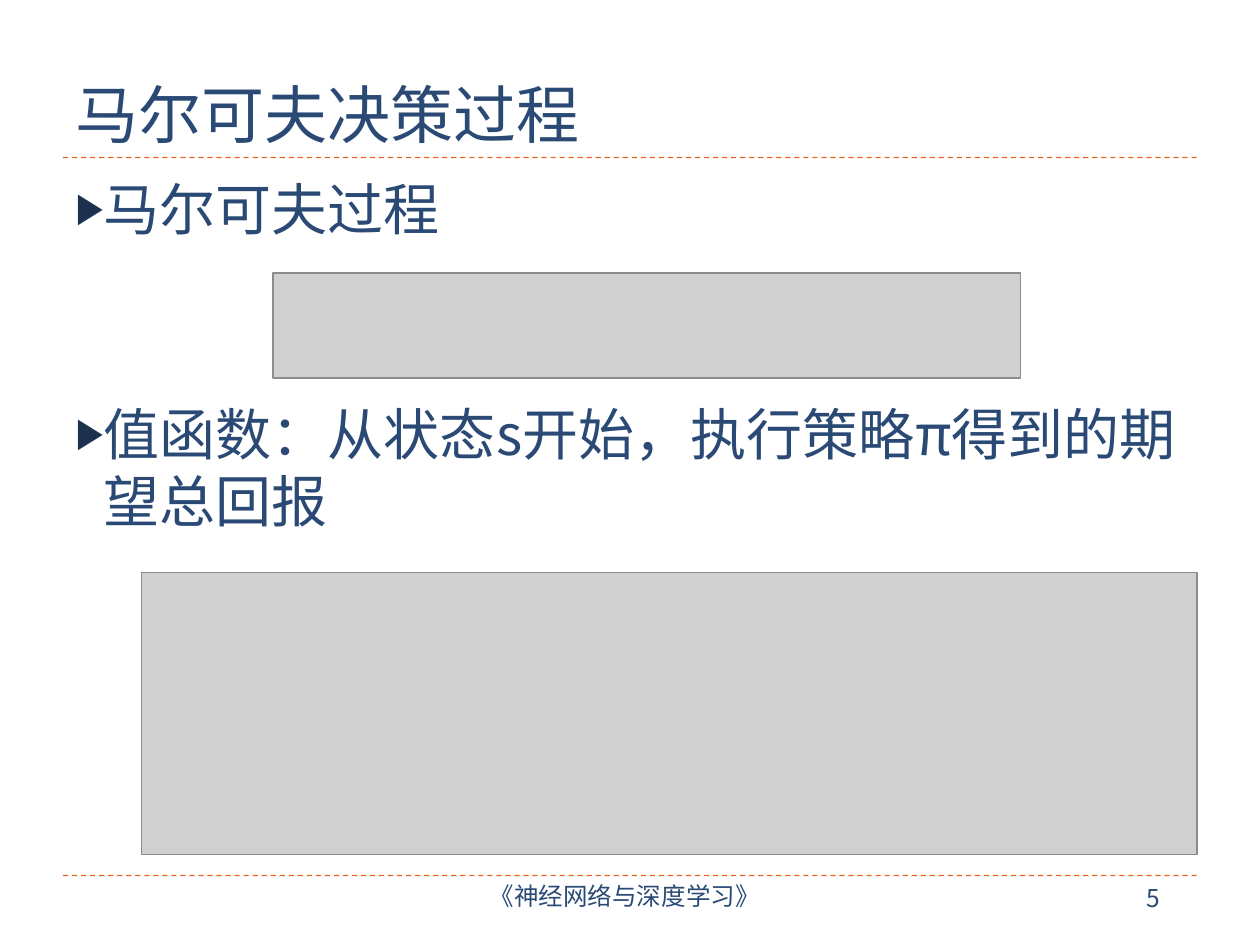
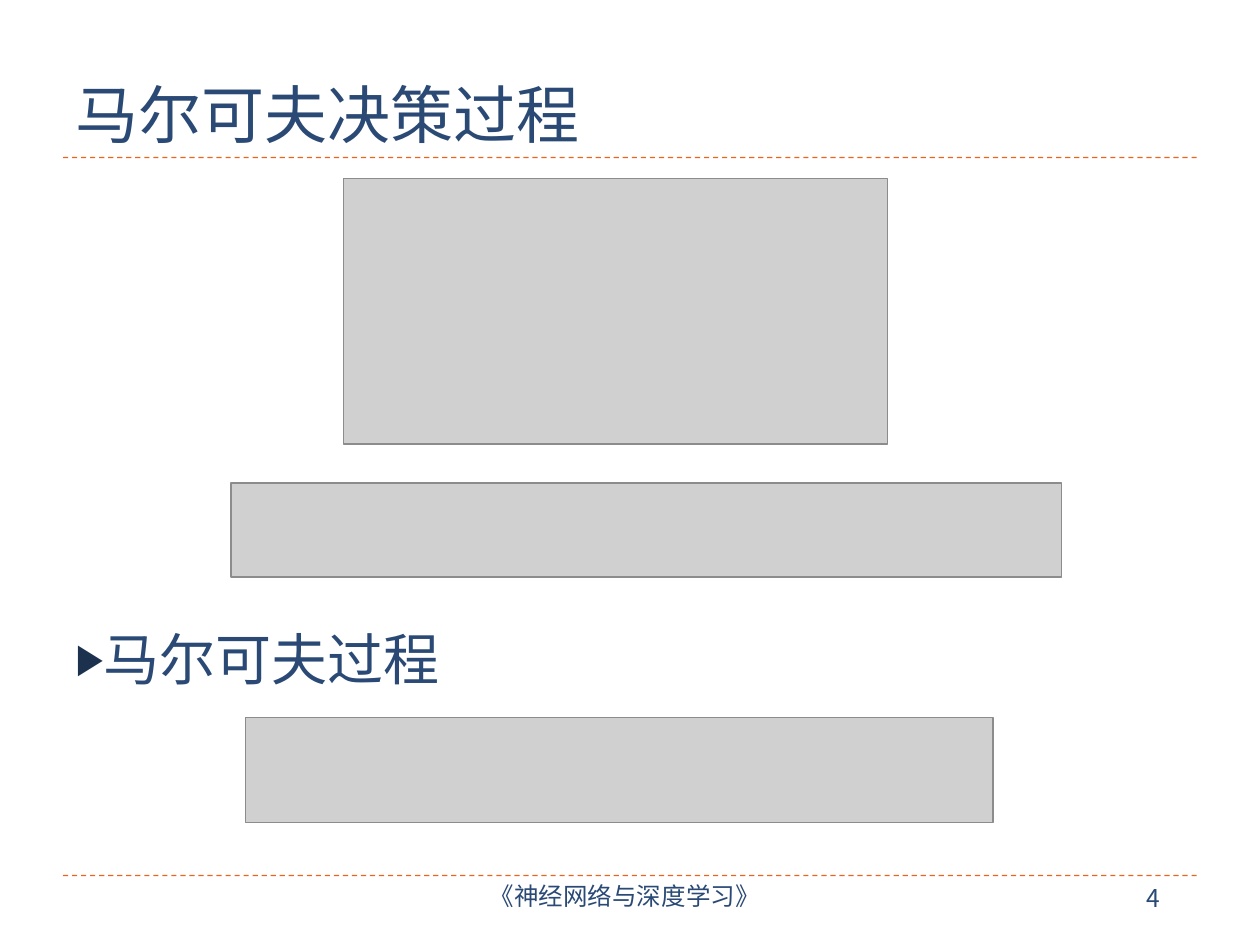
Before and after one commit to nndl/nndl.github.io, a slide deck: slide 4 of ppt/chap-深度强化学习.pptx (slide 5 before the commit). Drawn at 1260x945 pixels with LibreOffice and Linux fonts; fonts in the diff are those of the drawing; grey boxes stand for pictures. Boxes give left, top, right and bottom in pixels: in the first picture for what was removed or moved away, otherwise in the second. Text is boxed around its words. In the diff, an @@ line names an element or a change of style, - is before the commit and + after.

```diff
--- a/ppt/chap-深度强化学习.pptx
+++ b/ppt/chap-深度强化学习.pptx
@@ picture added at [344, 179, 888, 445] @@
@@ text at [104, 407, 1176, 461]: paragraph removed @@
-▶ 值函数：从状态s开始，执行策略π得到的期望总回报
@@ picture added at [231, 483, 1061, 577] @@
@@ picture removed at [142, 573, 1197, 854] @@
@@ picture: place and size @@
-picture at [273, 273, 1022, 378]
+picture at [246, 718, 994, 823]
@@ page number at [1146, 889, 1160, 907]: text changed @@
-5
+4
```
Also in this commit, not shown: 11 other slides changed, 18 slides added, 4 slides removed, 2 other files.
